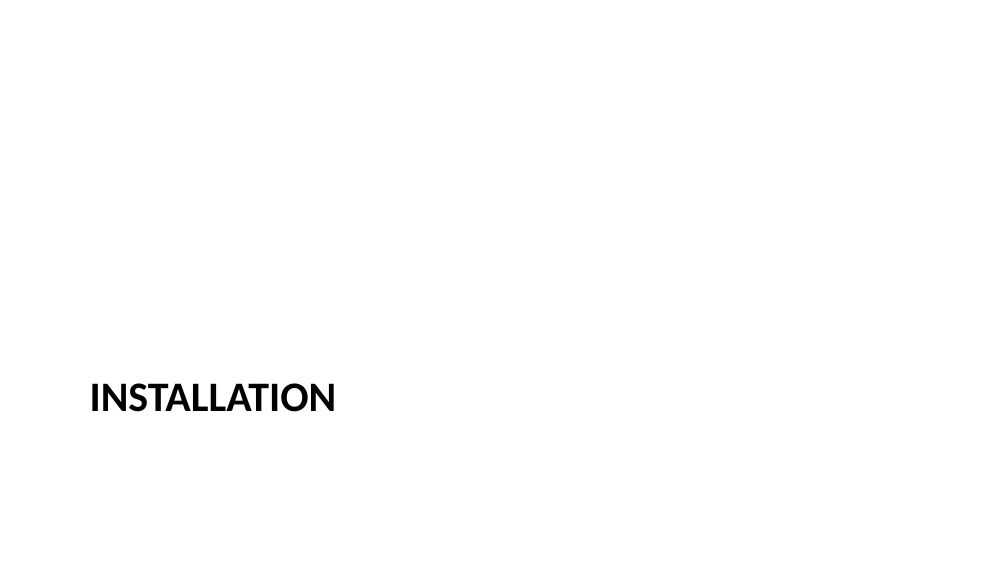
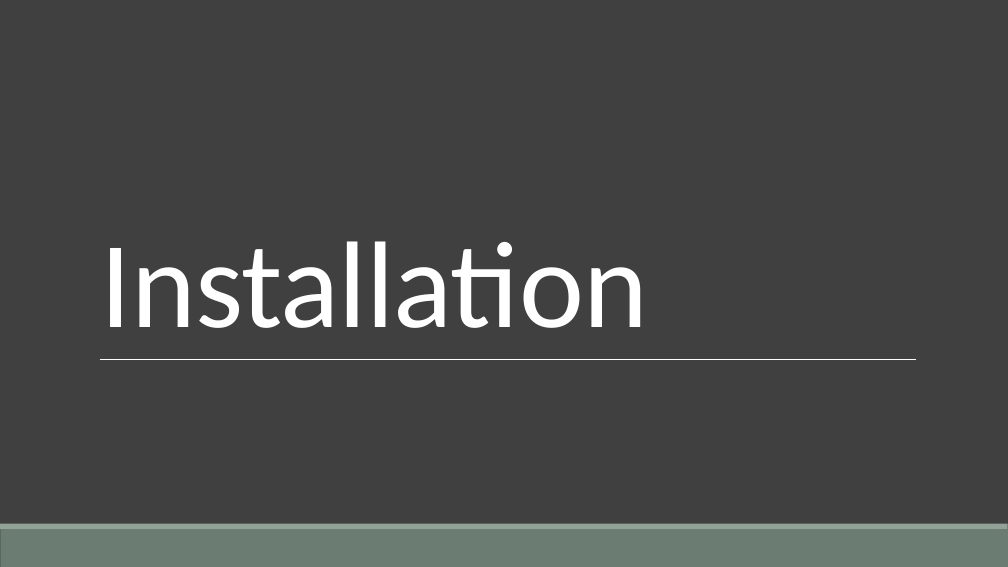
Before and after one commit to dhelgerson/oss-club, a slide deck: slide 8 of archinstall.pptx. Drawn at 1008x567 pixels with LibreOffice and Linux fonts; fonts in the diff are those of the drawing. Boxes give left, top, right and bottom in pixels: in the first picture for what was removed or moved away, otherwise in the second. Text is boxed around its words. In the diff, an @@ line names an element or a change of style, - is before the commit and + after.

```diff
--- a/archinstall.pptx
+++ b/archinstall.pptx
@@ background #FFFFFF to #404040 @@
@@ title "Installation" at bbox=[101, 241, 648, 328]: vertical alignment top to bottom @@
@@ title at bbox=[101, 241, 648, 328]: text changed; size 30 to 88 pt; text colour #000000 to #FFFFFF; bold off @@
-INSTALLATION
+Installation
@@ line added from (100, 359) to (916, 359), #FFFFFF 0.5 pt @@
@@ rectangle added at bbox=[0, 529, 1008, 567], fill #6B7D72 @@
@@ rectangle added at bbox=[0, 524, 1008, 529], fill #93A299 @@
```
Also in this commit, not shown: 23 other slides changed.
